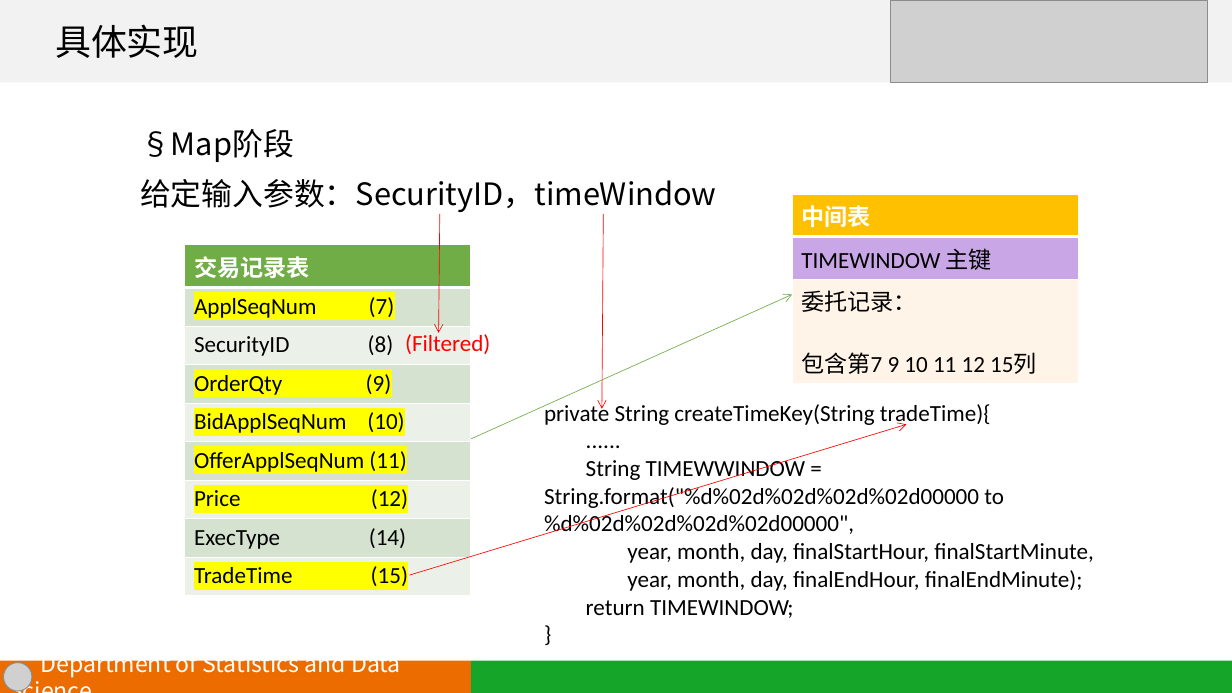
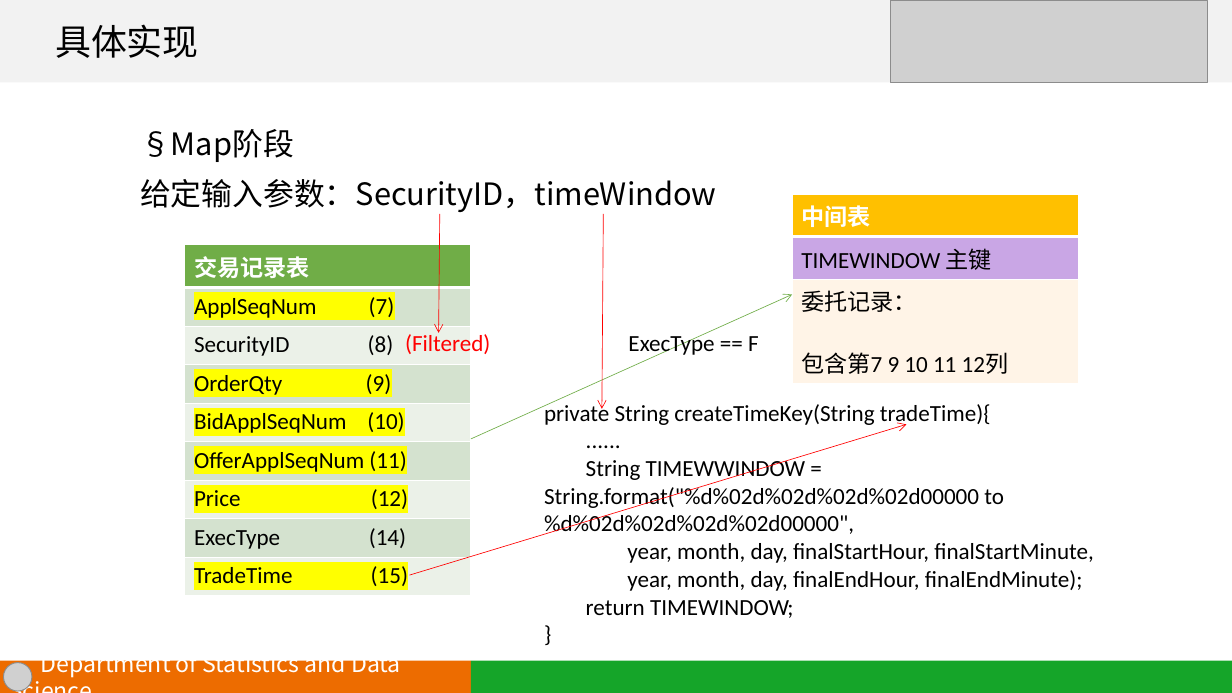
Before and after one commit to JackTianyuLi/STA321-project, a slide deck: slide 10 of presentation slide.pptx. Drawn at 1232x693 pixels with LibreOffice and Linux fonts; fonts in the diff are those of the drawing; grey boxes stand for pictures. Boxes give left, top, right and bottom in pixels: in the first picture for what was removed or moved away, otherwise in the second. Text is boxed around its words. In the diff, an @@ line names an element or a change of style, - is before the commit and + after.

```diff
--- a/presentation slide.pptx
+++ b/presentation slide.pptx
@@ table at box(792, 194, 1079, 378) @@
-row 3, column 1: 委托记录： / 包含第7 9 10 11 12 15列
+row 3, column 1: 委托记录： / 包含第7 9 10 11 12列
@@ text added at box(628, 331, 759, 357), 18 pt, text #000000 @@
+ExecType == F
```
Also in this commit, not shown: 3 other slides changed, 2 other files.
